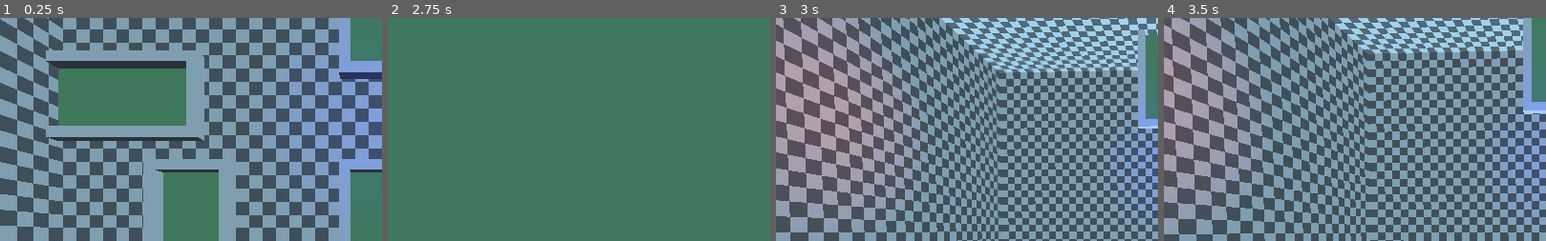
Above: before the commit, frames 1-4 (left to right).
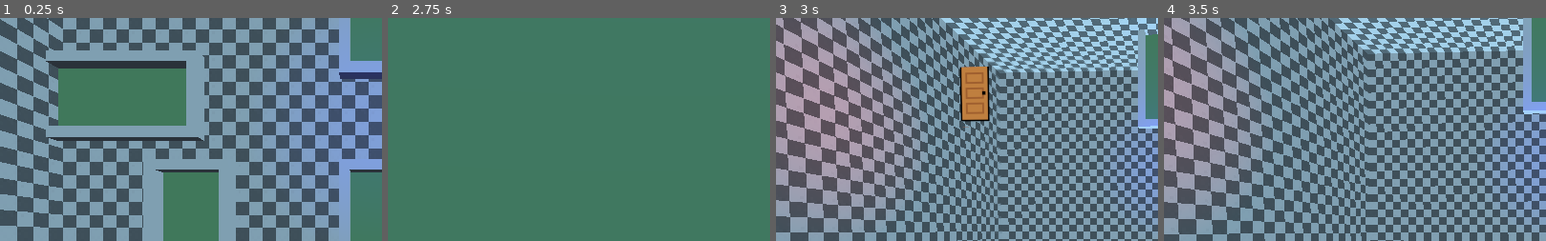
Above: after the commit, the same moments.

Repository: Krazy-J/door-in-the-wall
Game: Godot game, scene res://Main.tscn
Same seed, same stepped clock (60 frames per second), same inputs: the game is played once before the commit and once after it.
Inputs (mouse positions are % of the whole screen's width and height, from its top left):
- Up to frame 1 (0.25 s): no input
- Up to frame 2 (2.75 s): tap Enter at 0.5 s; move the mouse to (55, 50) at 0.52 s; press the mouse at (55, 50) at 0.53 s; hold W (move_forward) from 0.53 s (still down); move the mouse to (45, 50) at 1.27 s; release the mouse at (45, 50) at 1.28 s; click (45, 50) at 1.35 s; move the mouse to (52, 48) at 2.02 s; press the mouse at (52, 48) at 2.03 s
- Up to frame 3 (3 s): keep holding W (move_forward); move the mouse to (49, 52) at 2.77 s; release the mouse at (49, 52) at 2.78 s; click (49, 52) at 2.85 s
- Up to frame 4 (3.5 s): keep holding W (move_forward)
The pictures show only the part of the screen within x 0-50%, y 0-50%; the shares and areas given below are measured in that part.

Frames 1-2 are identical in both runs. In frame 3, 1.9% of the frame differs, in the area x 48-56%, y 21-50%; in frame 4, nothing differs.

Commit message:
Fixed AnimationTest again
Fixed the positioning of AnimationTest... again.

Diff:
--- a/objects/AnimationTest.tscn
+++ b/objects/AnimationTest.tscn
@@ -17,7 +17,7 @@
 "times": PoolRealArray( 0, 1, 2, 3, 4, 5, 6, 7 ),
 "transitions": PoolRealArray( 2, 0.5, 2, 0.5, 2, 0.5, 2, 0.5 ),
 "update": 0,
-"values": [ Vector3( 0, 4, 0 ), Vector3( 0, 5, 0.5 ), Vector3( 0, 4, 0 ), Vector3( 0, 5, -0.5 ), Vector3( 0, 4, 0 ), Vector3( 0, 5, 0.5 ), Vector3( 0, 4, 0 ), Vector3( 0, 5, -0.5 ) ]
+"values": [ Vector3( 0, 0, 0 ), Vector3( 0, 1, 0.5 ), Vector3( 0, 0, 0 ), Vector3( 0, 1, -0.5 ), Vector3( 0, 0, 0 ), Vector3( 0, 1, 0.5 ), Vector3( 0, 0, 0 ), Vector3( 0, 1, -0.5 ) ]
 }
 tracks/1/type = "value"
 tracks/1/path = NodePath(".:rotation_degrees")
@@ -41,13 +41,13 @@
 "times": PoolRealArray( 0, 1, 3, 5.8, 6.5, 7.2 ),
 "transitions": PoolRealArray( 2, 0.5, 1, 2, 0.5, 1 ),
 "update": 0,
-"values": [ Vector3( 2, 4, 1 ), Vector3( 2, 12, 1 ), Vector3( 2, 4, 1 ), Vector3( 2, 4, 1 ), Vector3( 6, 12, 1 ), Vector3( 2, 4, 1 ) ]
+"values": [ Vector3( 1, 1, 1 ), Vector3( 1, 3, 1 ), Vector3( 1, 1, 1 ), Vector3( 1, 1, 1 ), Vector3( 3, 3, 1 ), Vector3( 1, 1, 1 ) ]
 }
 
 [node name="AnimationTest" type="Spatial"]
 
 [node name="Sprite" type="Sprite3D" parent="."]
-transform = Transform( 2, 0, 0, 0, 4.25707, -1.74846e-07, 0, 7.4433e-07, 1, 0, 4.4115, -0.205749 )
+transform = Transform( 1, 0, 0, 0, 1, -1.74846e-07, 0, 1.74846e-07, 1, 0, 0, 0 )
 texture = ExtResource( 1 )
 region_rect = Rect2( 0, 0, 64, 64 )
 script = ExtResource( 2 )
--- a/rooms/Test.tscn
+++ b/rooms/Test.tscn
@@ -67,4 +67,4 @@
 omni_range = 10.0
 
 [node name="SpriteTest" parent="." instance=ExtResource( 3 )]
-transform = Transform( -5.67438, 1.98428e-06, -8.74228e-08, 9.92141e-07, 11.3488, -1.74846e-07, 4.9607e-07, -1.98428e-06, -1, -8, 4.22175, -0.110875 )
+transform = Transform( 4, 0, 0, 0, 4, 0, 0, 0, 1, -8, 5, 0 )
